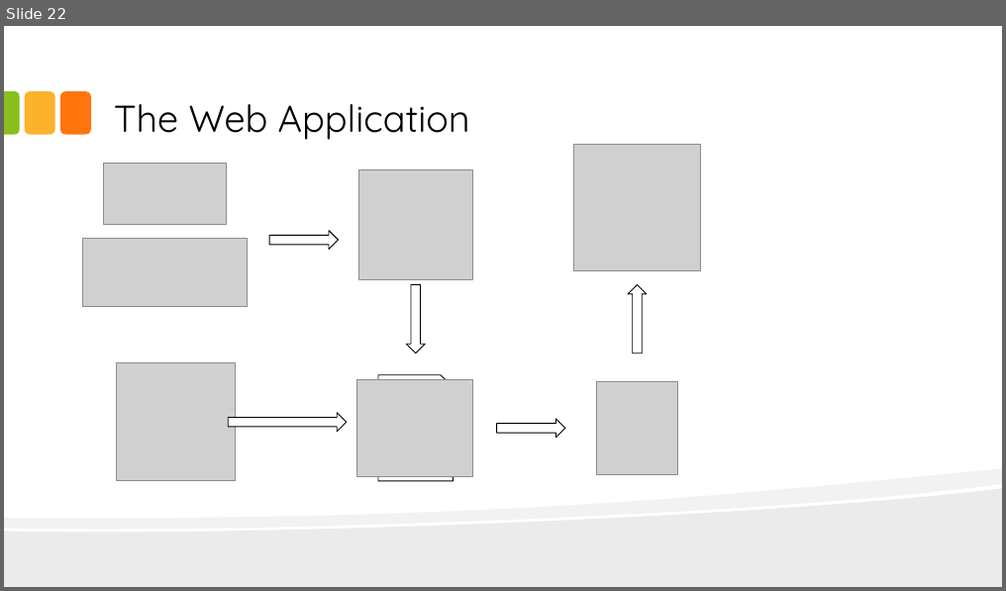
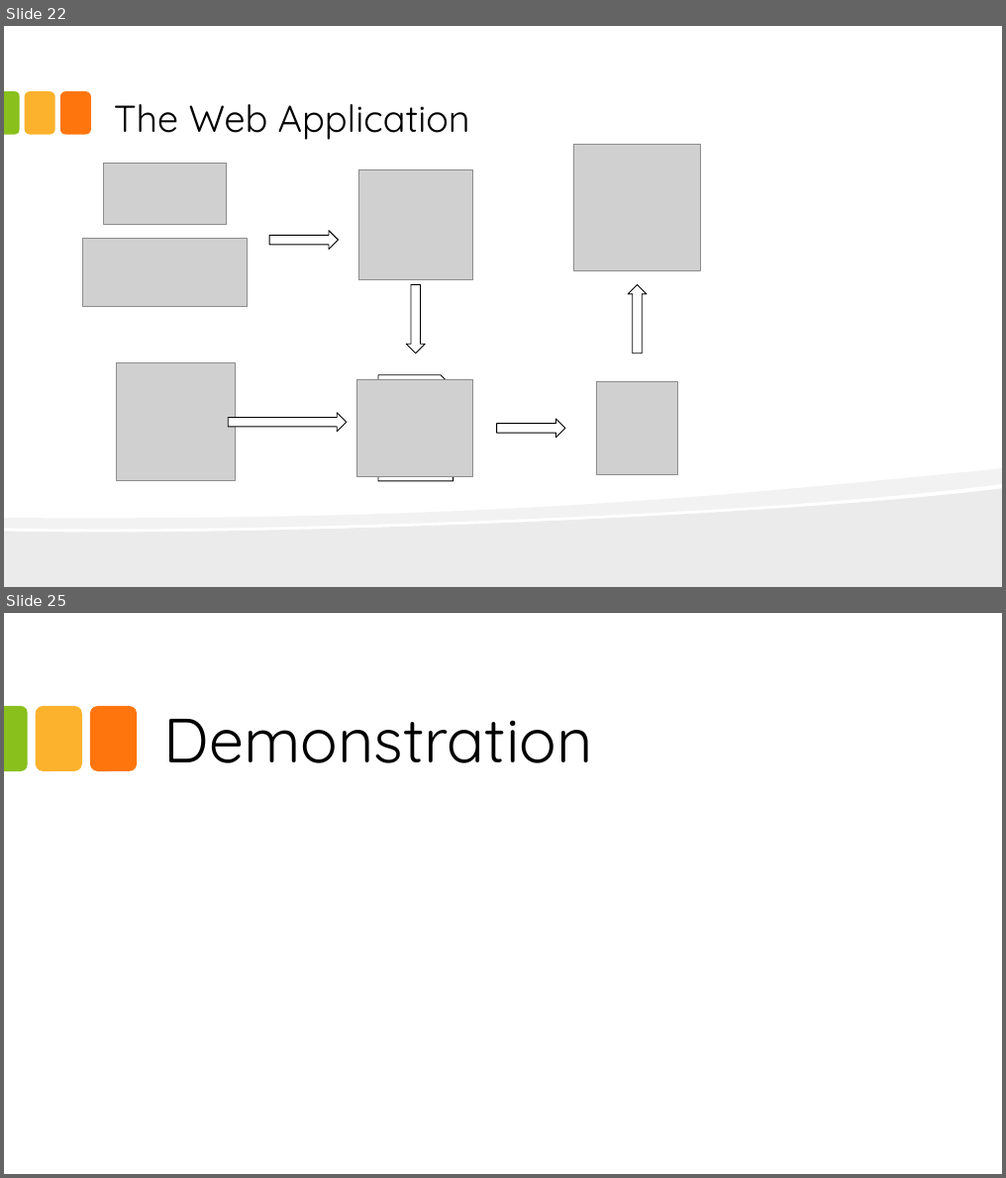
Before and after one commit to quintenrivers/Nutrition.ly, a slide deck: presentation/demo.pptx. Shown one above the other, each under a label of ours: slide 22 before the commit, slides 22 and 25 after it; the slides between them are not shown. The pictures are 1006x591 and 1006x1178 pixels, drawn with LibreOffice and Linux fonts; fonts in the diff are those of the drawing; grey boxes stand for pictures; background and template pictures are left out. Boxes give left, top, right and bottom in pixels: in the first picture for what was removed or moved away, otherwise in the second. Text is boxed around its words. In the diff, an @@ line names an element or a change of style, - is before the commit and + after.

```diff
--- a/presentation/demo.pptx
+++ b/presentation/demo.pptx
@@ slide 25 added at (4, 613, 1002, 1174), background picture (left out) @@
@@ round same rect added at (4, 706, 27, 771), fill #89C01C @@
@@ rounded rectangle added at (36, 706, 82, 771), fill #FCB22C @@
@@ rounded rectangle added at (90, 706, 138, 771), fill #FE750E @@
@@ title added at (163, 719, 592, 763), 60 pt, text #000000 @@
+Demonstration
```
Also in this commit, not shown: 1 slide changed, 4 other slides added, 3 slides removed.
